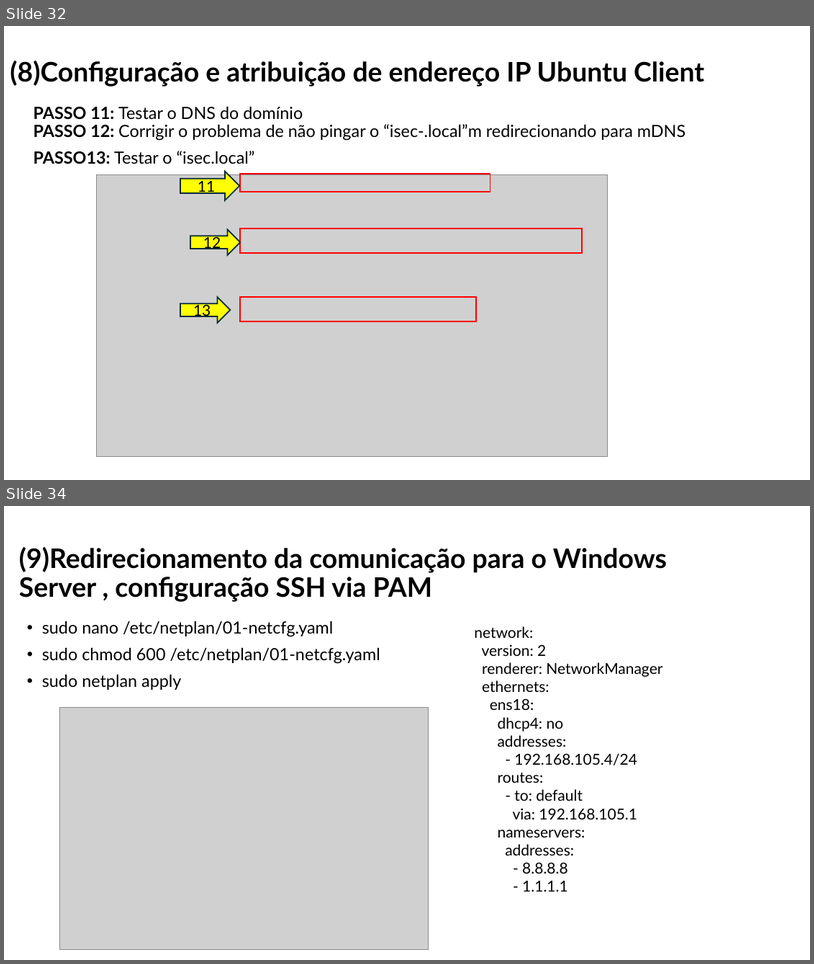
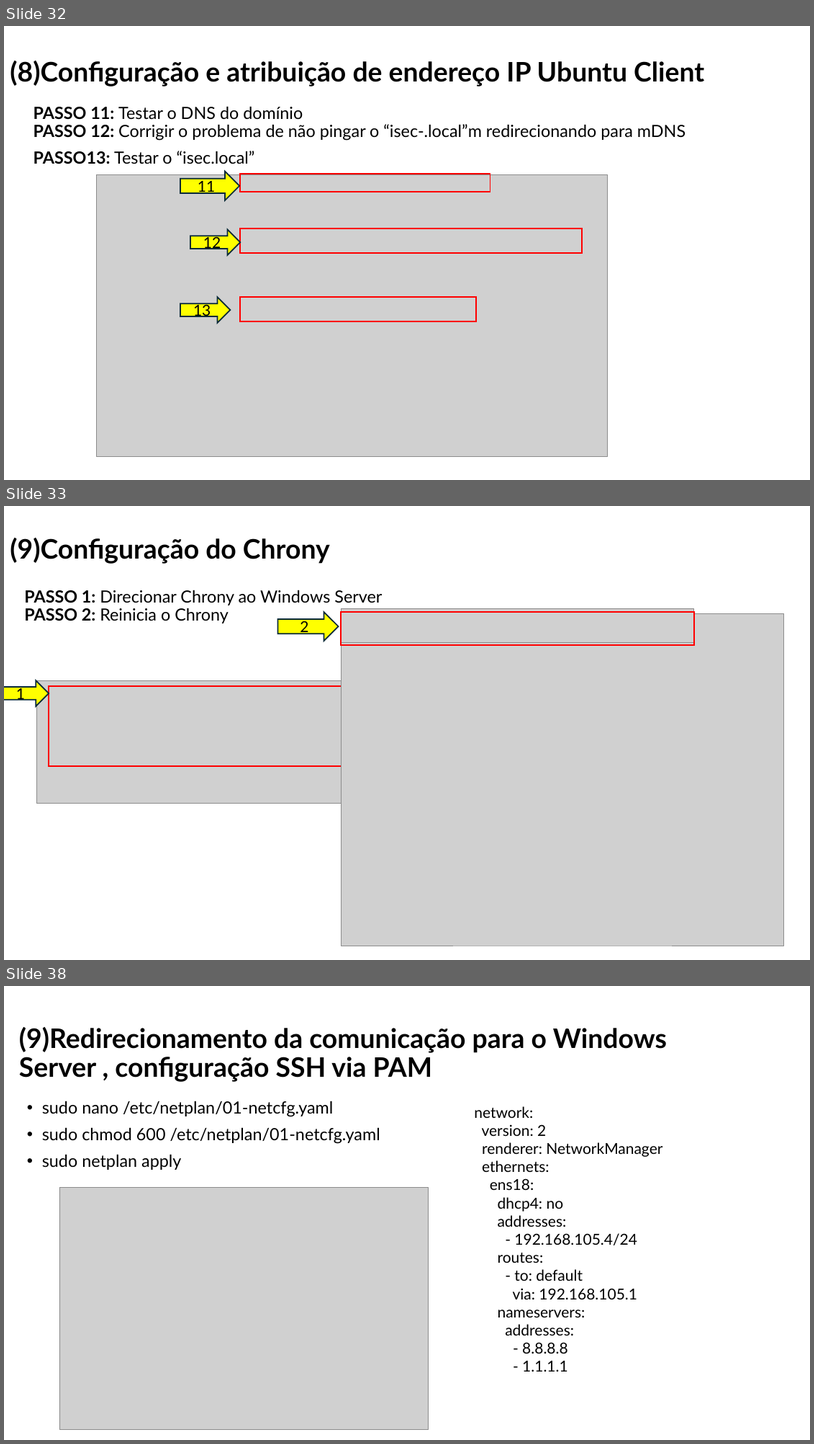
Before and after one commit to orlandonss/TrabalhoSR2, a slide deck: Apresentacoes_Workshop/WORKSHOP WINDOWS AD DS & LINUX SERVICES.pptx. Shown one above the other, each under a label of ours: slides 32 and 34 before the commit, slides 32, 33 and 38 after it; the slides between them are not shown. The pictures are 814x964 and 814x1444 pixels, drawn with LibreOffice and Linux fonts; fonts in the diff are those of the drawing; grey boxes stand for pictures. Boxes give left, top, right and bottom in pixels: in the first picture for what was removed or moved away, otherwise in the second. Text is boxed around its words. In the diff, an @@ line names an element or a change of style, - is before the commit and + after.

```diff
--- a/Apresentacoes_Workshop/WORKSHOP WINDOWS AD DS & LINUX SERVICES.pptx
+++ b/Apresentacoes_Workshop/WORKSHOP WINDOWS AD DS & LINUX SERVICES.pptx
@@ slide 33 added at (4,506,810,960), background #FFFFFF @@
@@ title added at (10,538,330,564), 32 pt, text #000000, bold @@
+(9)Configuração do Chrony
@@ text added at (24,590,382,623), 20 pt, text #000000 @@
+PASSO 1: Direcionar Chrony ao Windows Server
+PASSO 2: Reinicia o Chrony
@@ right arrow added at (278,612,339,641), fill #FFFF00, outline #092A39 1.5 pt, 18 pt, text #000000 @@
+2
@@ picture added at (341,609,694,642) @@
@@ rectangle added at (341,612,694,645), outline #FF0000 1.5 pt @@
@@ picture added at (341,614,784,946) @@
@@ right arrow added at (4,680,49,705), fill #FFFF00, outline #092A39 1.5 pt, 18 pt, text #000000 @@
+1
@@ picture added at (36,680,706,803) @@
@@ rectangle added at (49,686,718,766), outline #FF0000 1.5 pt @@
@@ what was slide 34 is now slide 38 @@
```
Also in this commit, not shown: 2 slides changed, 3 other slides added, 10 other files.
